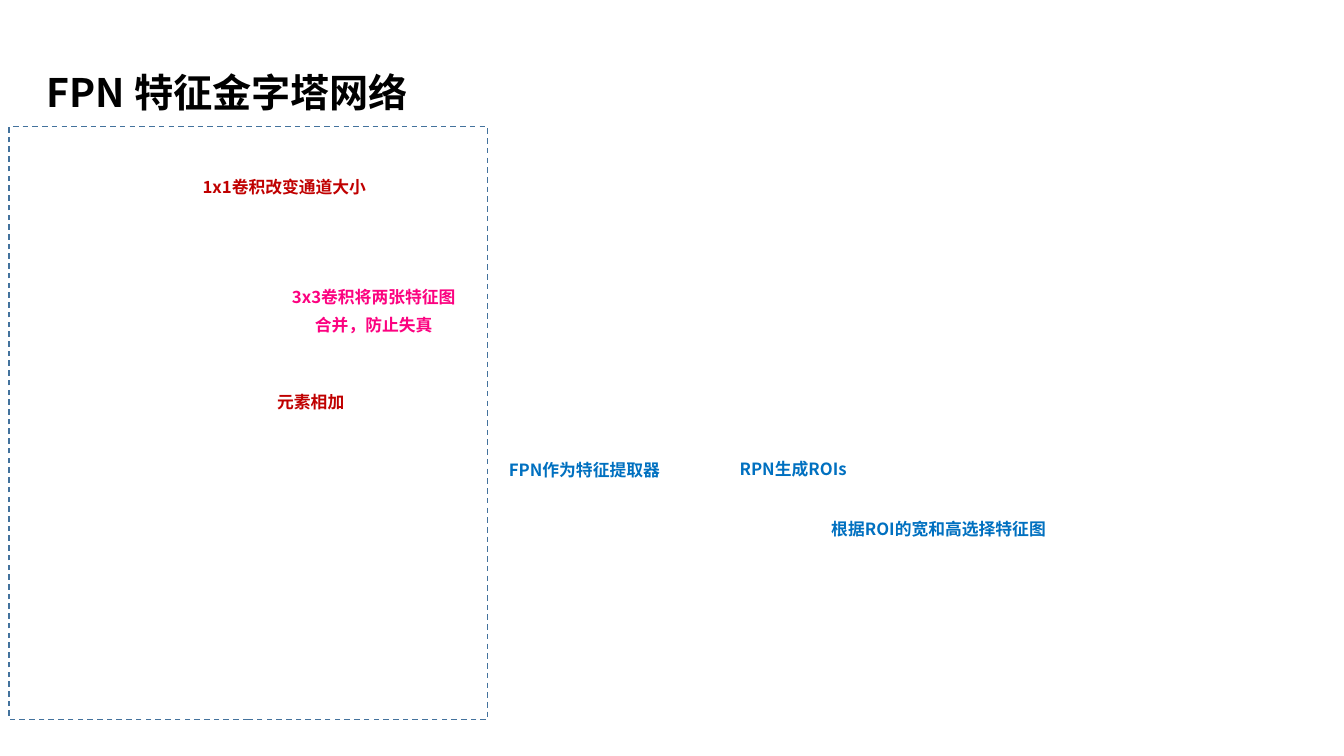
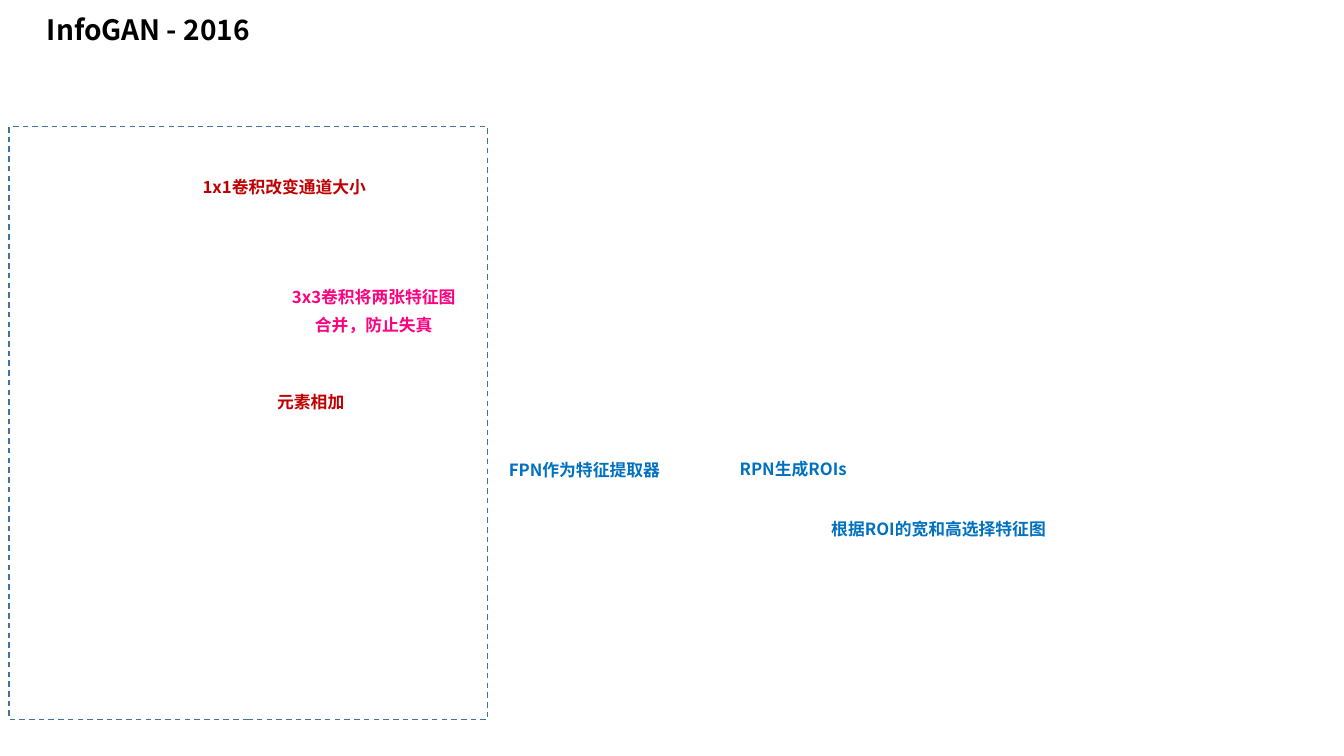
Before and after one commit to taylorguo/GAN_Understanding_Practicing, a slide deck: slide 14 of GAN_Understanding/GANunderstanding.pptx. Drawn at 1344x756 pixels with LibreOffice and Linux fonts; fonts in the diff are those of the drawing. Boxes give left, top, right and bottom in pixels: in the first picture for what was removed or moved away, otherwise in the second. Text is boxed around its words. In the diff, an @@ line names an element or a change of style, - is before the commit and + after.

```diff
--- a/GAN_Understanding/GANunderstanding.pptx
+++ b/GAN_Understanding/GANunderstanding.pptx
@@ text added at bbox=[47, 17, 250, 41], 20 pt, text #000000, bold @@
+InfoGAN - 2016
@@ text removed at bbox=[47, 73, 408, 111] @@
-FPN 特征金字塔网络
```
Also in this commit, not shown: 8 other slides changed, 2 other files.
